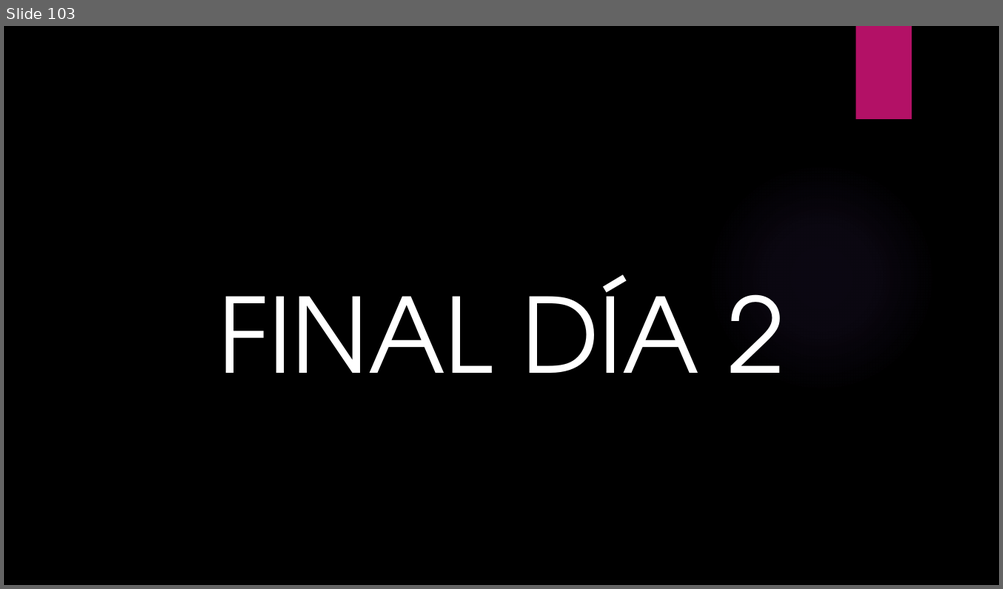
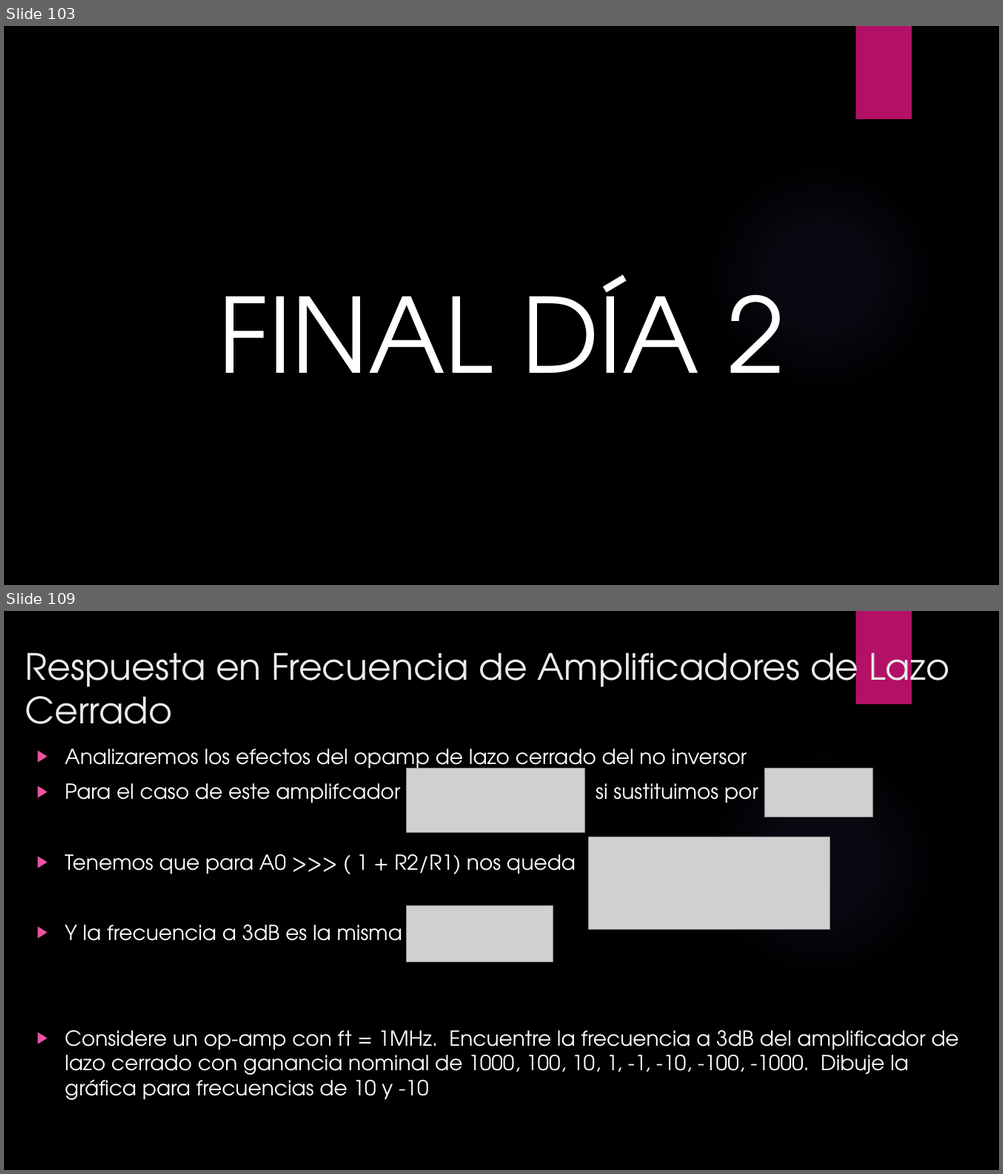
Before and after one commit to ulatinaedupa/ElectronicsII, a slide deck: Presentación/Electronica II.pptx. Shown one above the other, each under a label of ours: slide 103 before the commit, slides 103 and 109 after it; the slides between them are not shown. The pictures are 1003x589 and 1003x1174 pixels, drawn with LibreOffice and Linux fonts; fonts in the diff are those of the drawing; grey boxes stand for pictures; background and template pictures are left out. Boxes give left, top, right and bottom in pixels: in the first picture for what was removed or moved away, otherwise in the second. Text is boxed around its words. In the diff, an @@ line names an element or a change of style, - is before the commit and + after.

```diff
--- a/Presentación/Electronica II.pptx
+++ b/Presentación/Electronica II.pptx
@@ slide 109 added at (4, 611, 999, 1170), background picture (left out); not listed: 2 template elements that a slide beside it also shows @@
@@ title added at (25, 642, 949, 724), 35 pt, text #EBEBEB @@
+Respuesta en Frecuencia de Amplificadores de Lazo Cerrado
@@ text added at (65, 749, 959, 1100), 20 pt, text #FFFFFF @@
+▶ Analizaremos los efectos del opamp de lazo cerrado del no inversor
+▶ Para el caso de este amplifcador si sustituimos por
+▶ Tenemos que para A0 >>> ( 1 + R2/R1) nos queda
+▶ Y la frecuencia a 3dB es la misma
+▶ Considere un op-amp con ft = 1MHz. Encuentre la frecuencia a 3dB del amplificador de lazo cerrado con ganancia nominal de 1000, 100, 10, 1, -1, -10, -100, -1000. Dibuje la gráfica para frecuencias de 10 y -10
@@ picture added at (406, 769, 584, 833) @@
@@ picture added at (765, 769, 874, 817) @@
@@ picture added at (588, 837, 830, 930) @@
@@ picture added at (406, 906, 553, 963) @@
```
Also in this commit, not shown: 1 slide changed, 18 other slides added, 2 other files.
